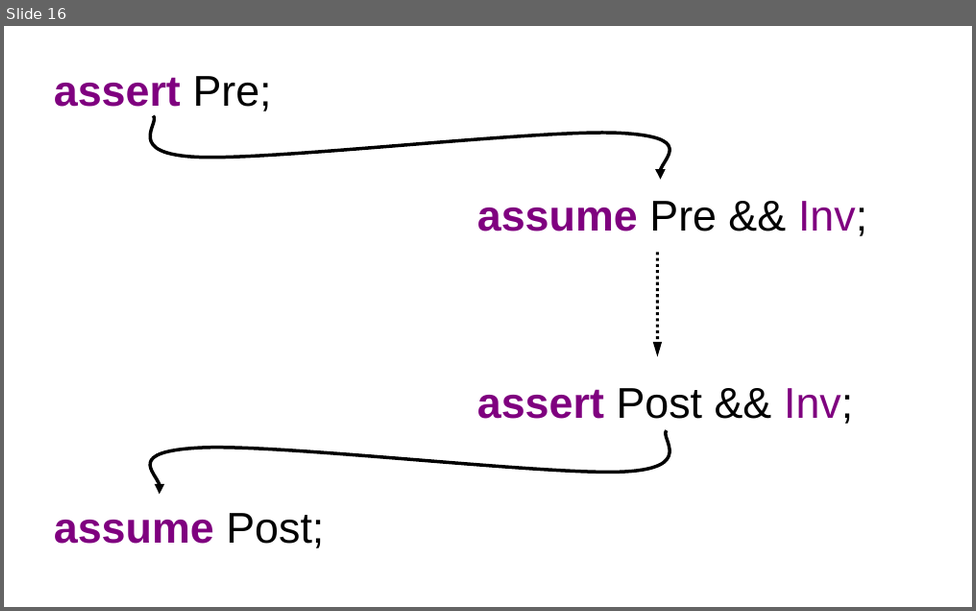
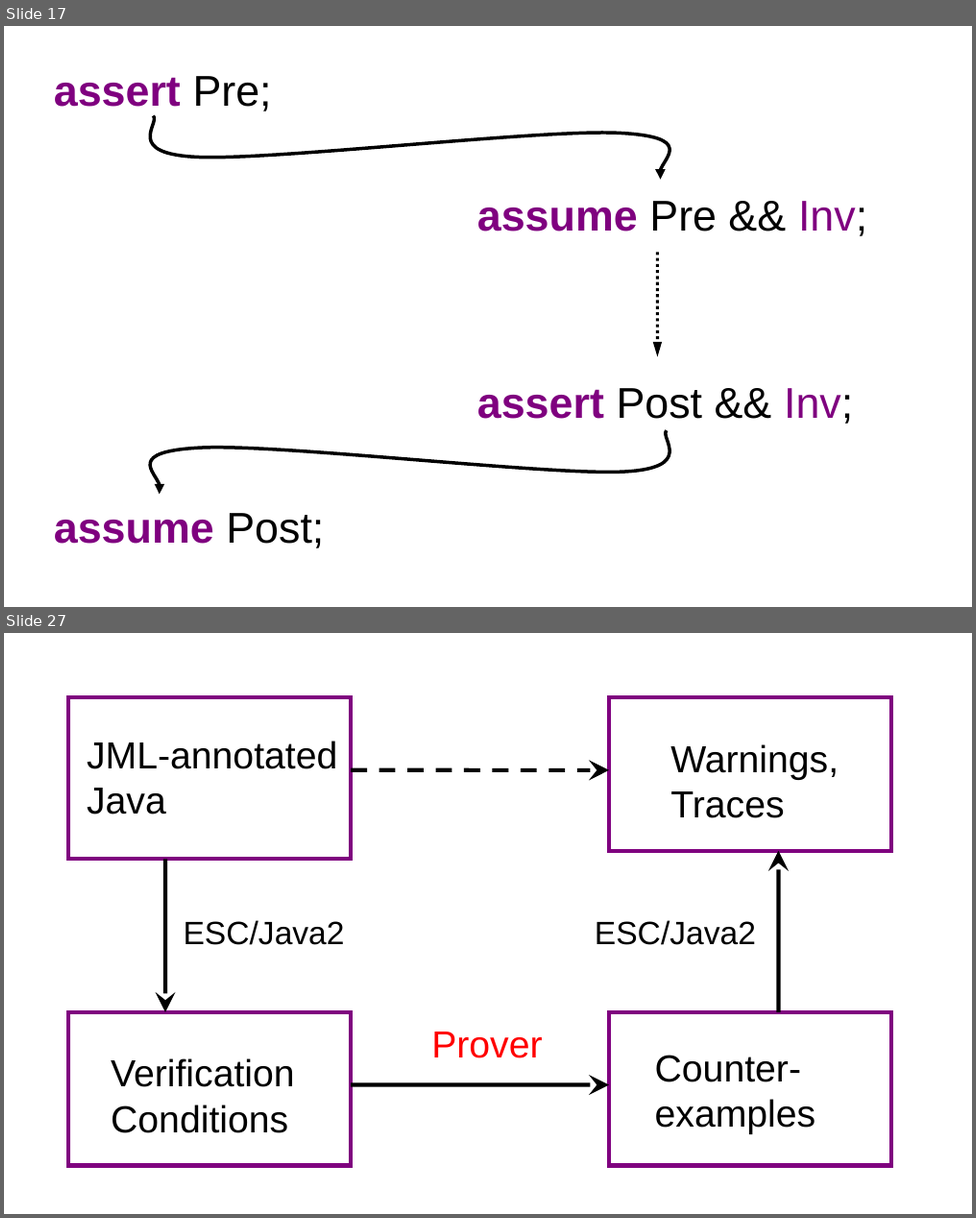
Before and after one commit to kiniry/Mobius, a slide deck: src/escjava/trunk/ESCTools/slides/CAV2007Tutorial/new-diagrams.ppt. Shown one above the other, each under a label of ours: slide 16 before the commit, slides 17 and 27 after it; the slides between them are not shown. The pictures are 976x611 and 976x1218 pixels, drawn with LibreOffice and Linux fonts; fonts in the diff are those of the drawing. Boxes give left, top, right and bottom in pixels: in the first picture for what was removed or moved away, otherwise in the second. Text is boxed around its words. In the diff, an @@ line names an element or a change of style, - is before the commit and + after.

```diff
--- a/src/escjava/trunk/ESCTools/slides/CAV2007Tutorial/new-diagrams.ppt
+++ b/src/escjava/trunk/ESCTools/slides/CAV2007Tutorial/new-diagrams.ppt
@@ slide 27 added at [4,633,972,1214], background #FFFFFF @@
@@ rectangle added at [69,698,352,860], outline #7F007F 3 pt @@
@@ rectangle added at [609,698,891,851], outline #7F007F 3 pt @@
@@ text added at [87,741,337,814], 28 pt, text #000000 @@
+JML-annotated
+Java
@@ text added at [670,744,838,818], 28 pt, text #000000 @@
+Warnings,
+Traces
@@ arrow added from (351, 770) to (609, 770), #000000 3 pt dashed @@
@@ arrow added from (165, 859) to (165, 1012), #000000 3 pt @@
@@ arrow added from (778, 1012) to (778, 851), #000000 3 pt @@
@@ text added at [184,920,345,945], 24 pt, text #000000 @@
+ESC/Java2
@@ text added at [594,920,756,945], 24 pt, text #000000 @@
+ESC/Java2
@@ rectangle added at [69,1012,352,1165], outline #7F007F 3 pt @@
@@ text added at [431,1031,542,1058], 28 pt, text #FF0000 @@
+Prover
@@ rectangle added at [609,1012,891,1165], outline #7F007F 3 pt @@
@@ text added at [111,1058,295,1133], 28 pt, text #000000 @@
+Verification
+Conditions
@@ text added at [655,1054,816,1134], 28 pt, text #000000 @@
+Counter-
+examples
@@ arrow added from (351, 1085) to (609, 1085), #000000 3 pt @@
@@ what was slide 16 is now slide 17 @@
```
Also in this commit, not shown: 15 slides changed, 2 other slides added, 1 slide removed, 39 other files.
